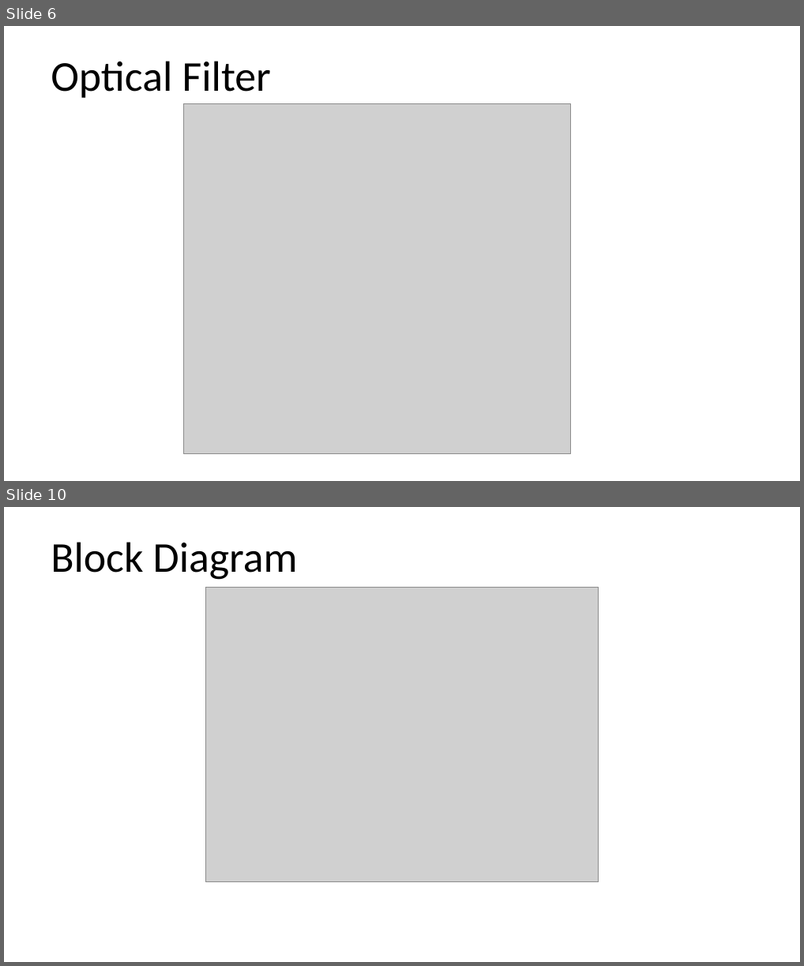
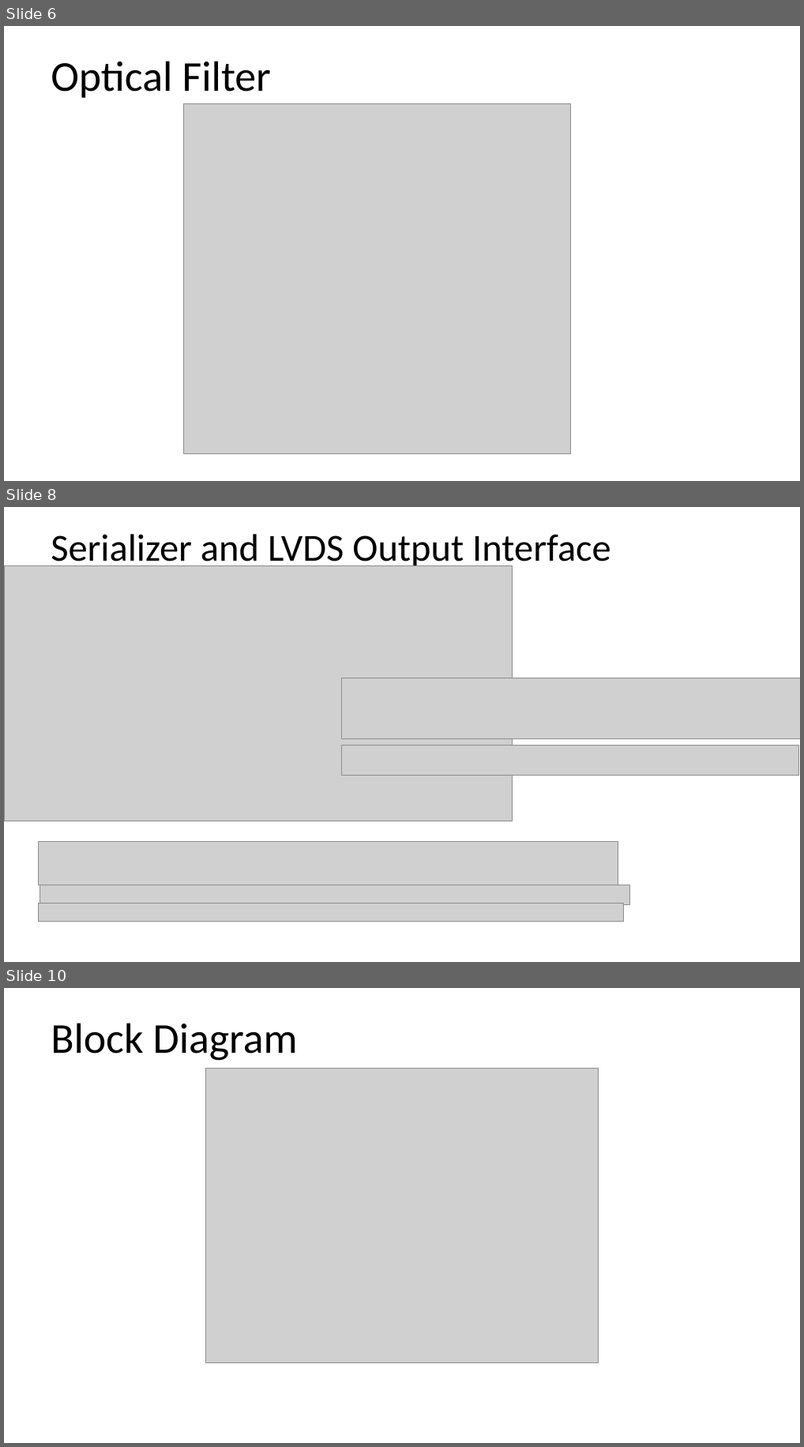
Before and after one commit to dzxxyhlZJU/HW-System, a slide deck: EE/OPT8241/TechTip/OPT8241.pptx. Shown one above the other, each under a label of ours: slides 6 and 10 before the commit, slides 6, 8 and 10 after it; the slides between them are not shown. The pictures are 804x966 and 804x1447 pixels, drawn with LibreOffice and Linux fonts; fonts in the diff are those of the drawing; grey boxes stand for pictures. Boxes give left, top, right and bottom in pixels: in the first picture for what was removed or moved away, otherwise in the second. Text is boxed around its words. In the diff, an @@ line names an element or a change of style, - is before the commit and + after.

```diff
--- a/EE/OPT8241/TechTip/OPT8241.pptx
+++ b/EE/OPT8241/TechTip/OPT8241.pptx
@@ slide 8 added at [4, 507, 800, 962], background #FFFFFF @@
@@ title added at [51, 534, 612, 570], 47.7 pt, text #000000 @@
+Serializer and LVDS Output Interface
@@ picture added at [4, 566, 513, 821] @@
@@ picture added at [341, 678, 800, 738] @@
@@ picture added at [341, 745, 800, 775] @@
@@ picture added at [38, 842, 618, 885] @@
@@ picture added at [40, 885, 630, 904] @@
@@ picture added at [38, 903, 624, 921] @@
```
Also in this commit, not shown: 2 other slides added, 3 slides removed, 1 other file.
